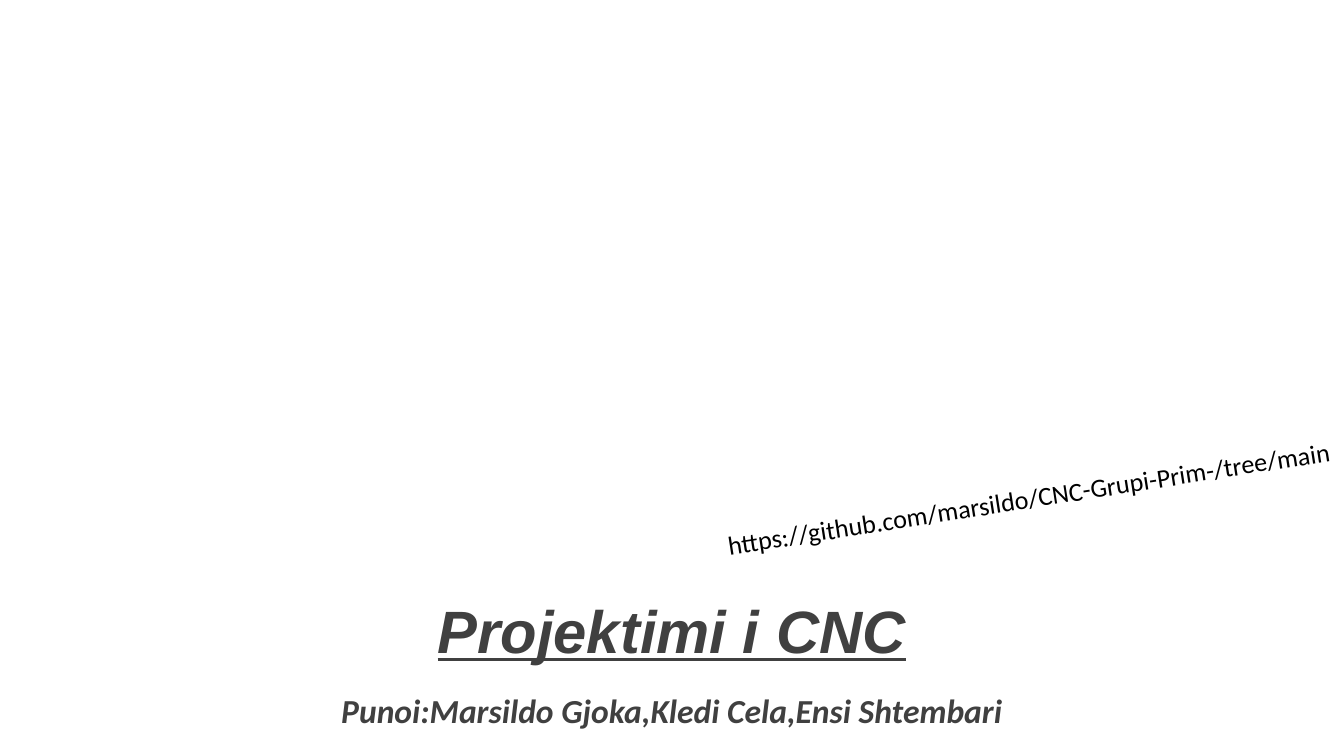
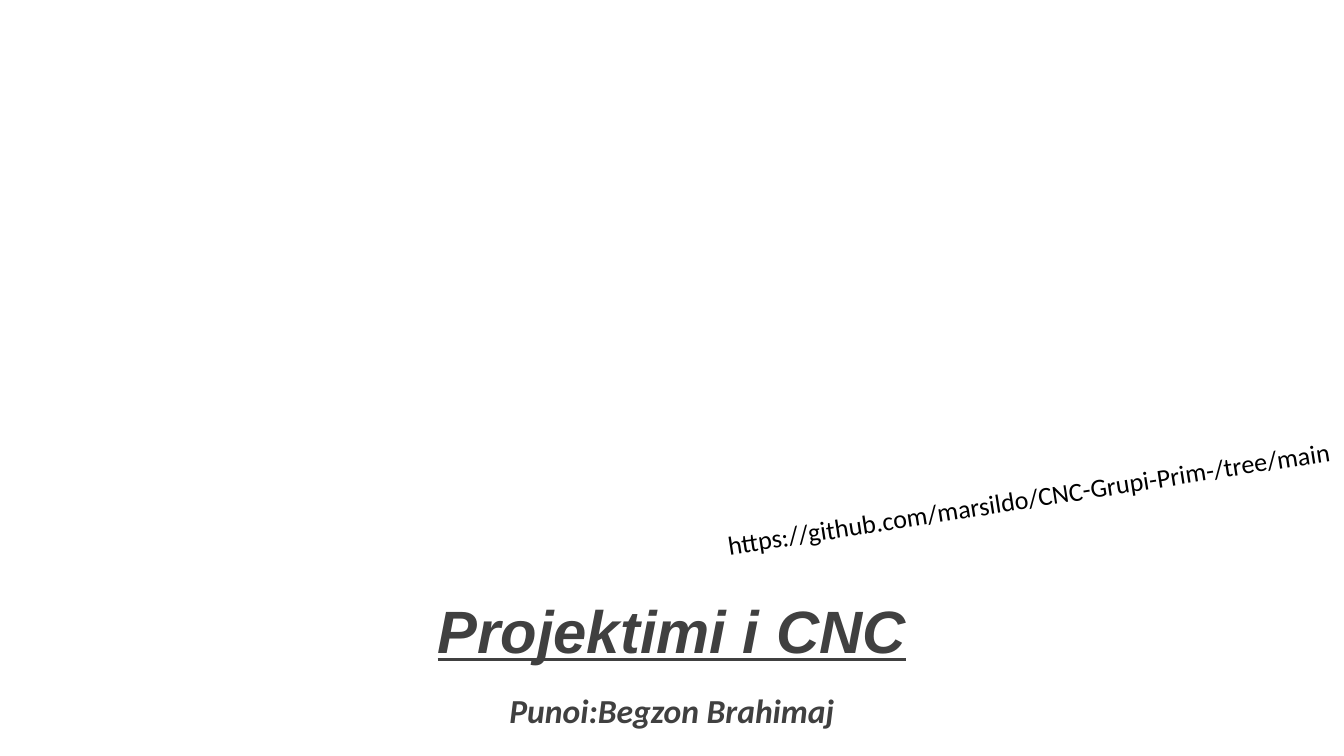
Before and after one commit to begzonii/CNC-Grupi-Prim-, a slide deck: slide 1 of Projektimi i CNC.pptx. Drawn at 1344x756 pixels with LibreOffice and Linux fonts; fonts in the diff are those of the drawing; background and template pictures are left out. Boxes give left, top, right and bottom in pixels: in the first picture for what was removed or moved away, otherwise in the second. Text is boxed around its words. In the diff, an @@ line names an element or a change of style, - is before the commit and + after.

```diff
--- a/Projektimi i CNC.pptx
+++ b/Projektimi i CNC.pptx
@@ subtitle at (x1=509, y1=699, x2=835, y2=729): text changed @@
-Punoi:Marsildo Gjoka,Kledi Cela,Ensi Shtembari
+Punoi:Begzon Brahimaj
```
Also in this commit, not shown: 1 other slide changed.
